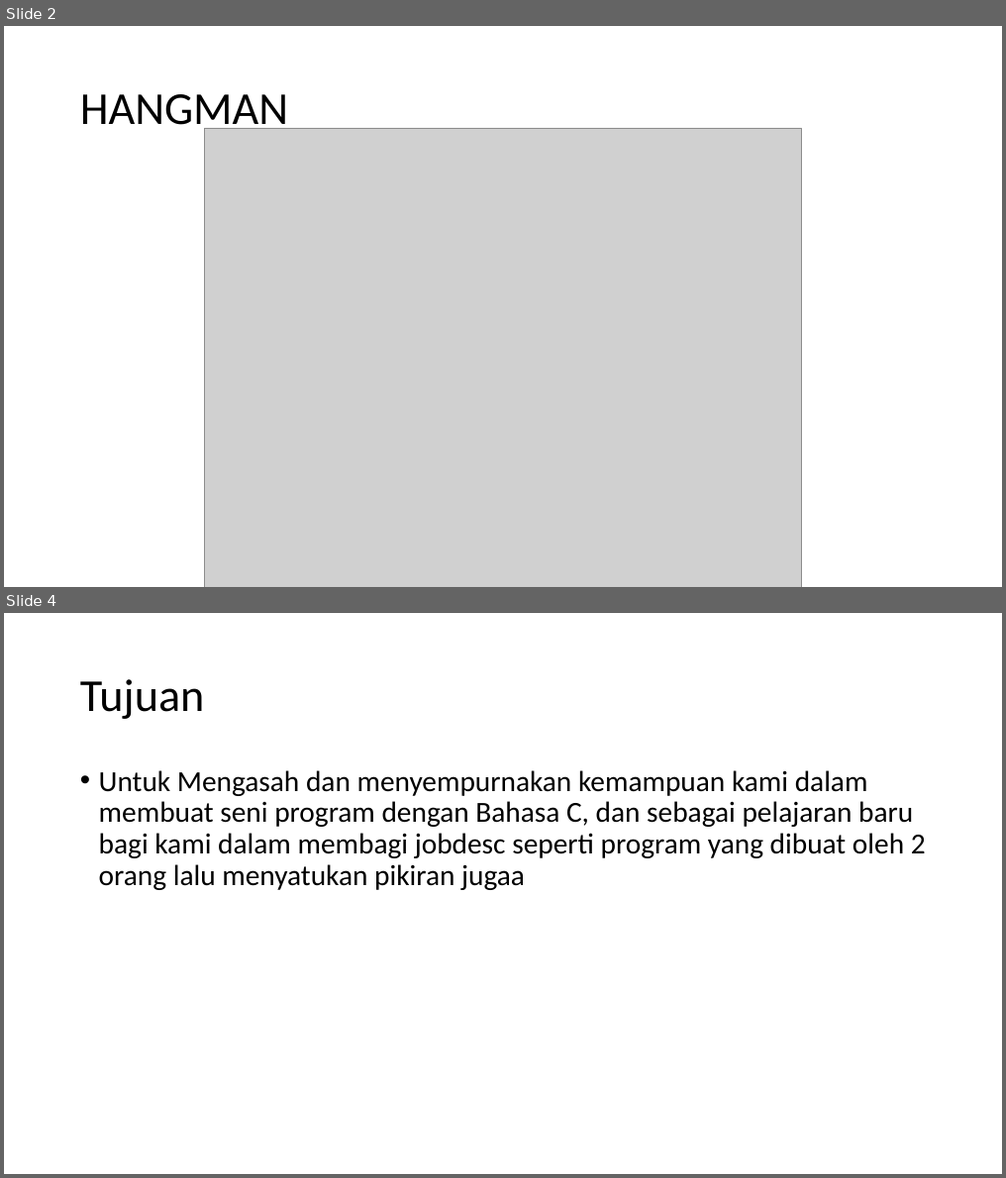
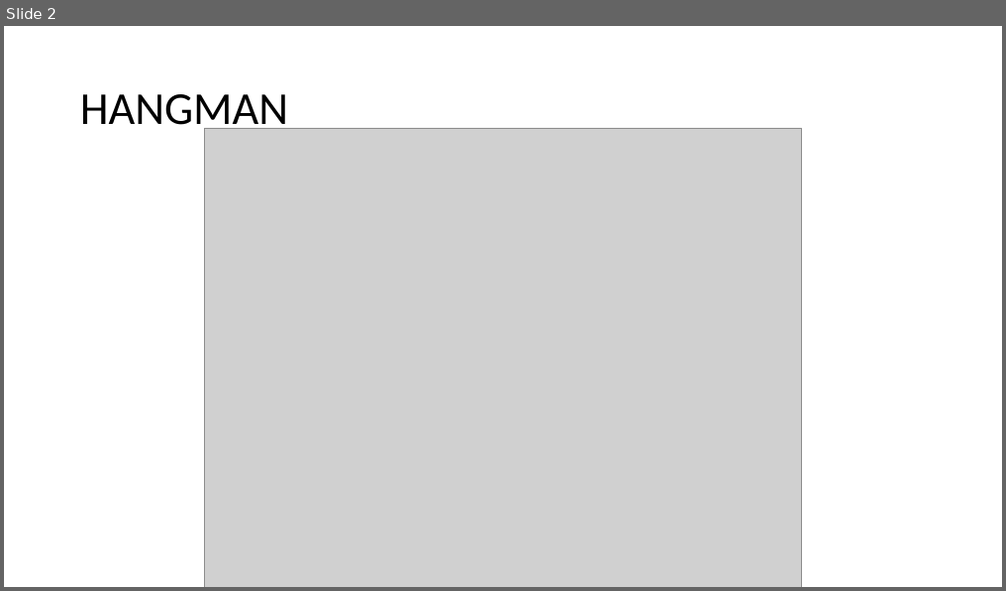
Before and after one commit to pindisel/Proyek_Hangman, a slide deck: Hangman.pptx. Shown one above the other, each under a label of ours: slides 2 and 4 before the commit, slide 2 after it; the slides between them are not shown. The pictures are 1006x1178 and 1006x591 pixels, drawn with LibreOffice and Linux fonts; fonts in the diff are those of the drawing; grey boxes stand for pictures. Boxes give left, top, right and bottom in pixels: in the first picture for what was removed or moved away, otherwise in the second. Text is boxed around its words. In the diff, an @@ line names an element or a change of style, - is before the commit and + after.

```diff
--- a/Hangman.pptx
+++ b/Hangman.pptx
@@ slide 4 removed at [4, 613, 1002, 1174], background #FFFFFF @@
@@ title removed at [80, 679, 205, 719] @@
-Tujuan
@@ text removed at [99, 770, 926, 890] @@
-• Untuk Mengasah dan menyempurnakan kemampuan kami dalam membuat seni program dengan Bahasa C, dan sebagai pelajaran baru bagi kami dalam membagi jobdesc seperti program yang dibuat oleh 2 orang lalu menyatukan pikiran jugaa
```
Also in this commit, not shown: 2 slides changed, 1 slide added.
